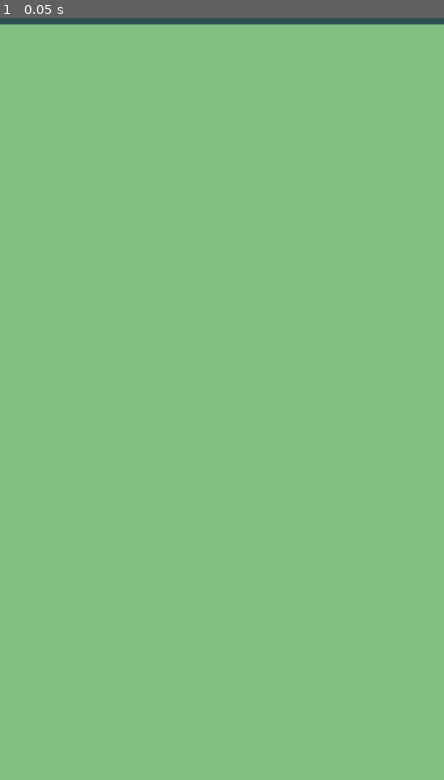
Above: before the commit, frame 1.
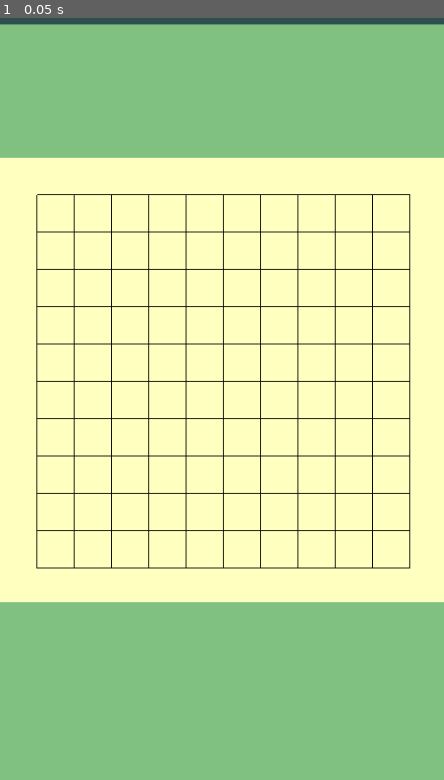
Above: after the commit, the same moment.

Repository: vivisuke/Gomoku
Game: Godot game, scene res://main_scene.tscn
Two runs of this game, one before a commit and one after it. Both use one fixed random seed, a clock stepped at 60 frames per second and the inputs below.
Inputs:
- Up to frame 1 (0.05 s): no input

The runs differ from the first frame. In frame 1, 58% of the frame differs, in the area x 0-100%, y 18-77%.

Commit message:
0003 ◎ C 09/01 09/02 0.001│ToDo│盤面設置 0004 ◎ C 09/01 09/02 0.001│ToDo│盤面グリッド表示（セル：42x42px）

Diff:
--- a/Gomoku/main_scene.tscn
+++ b/Gomoku/main_scene.tscn
@@ -1,4 +1,6 @@
-[gd_scene format=3 uid="uid://ditiwje3j3fsh"]
+[gd_scene load_steps=2 format=3 uid="uid://ditiwje3j3fsh"]
+
+[ext_resource type="Script" path="res://scripts/Board.gd" id="1_bcx5t"]
 
 [node name="MainScene" type="Node2D"]
 
@@ -11,3 +13,10 @@
 offset_right = 500.0
 offset_bottom = 50.0
 color = Color(0.180392, 0.309804, 0.309804, 1)
+
+[node name="Board" type="ColorRect" parent="."]
+offset_top = 200.0
+offset_right = 500.0
+offset_bottom = 700.0
+color = Color(1, 1, 0.752941, 1)
+script = ExtResource("1_bcx5t")
--- /dev/null
+++ b/Gomoku/scripts/Board.gd
@@ -0,0 +1,32 @@
+extends ColorRect
+
+const BD_WIDTH = 500
+const N_HORZ = 11
+const N_VERT = 11
+const FRAME_WD = 38
+#const CELL_WD = (BD_WIDTH - FRAME_WD) / N_HORZ
+const CELL_WD = 42		# 42*12 = 504
+const ORG_X = 42		# 原点
+const ORG_Y = 42		# 原点
+const RT_END = ORG_X+CELL_WD*(N_HORZ-1)
+const LW_END = ORG_Y+CELL_WD*(N_VERT-1)
+
+# Called when the node enters the scene tree for the first time.
+func _ready():
+	print("CELL_WD = ", CELL_WD)
+	pass # Replace with function body.
+
+
+# Called every frame. 'delta' is the elapsed time since the previous frame.
+func _process(delta):
+	pass
+
+func _draw():
+	for x in range(N_HORZ):
+		draw_line(Vector2(ORG_X, ORG_Y+CELL_WD*x),
+					Vector2(RT_END, ORG_Y+CELL_WD*x),
+					Color.BLACK, 1)
+		draw_line(Vector2(ORG_X+CELL_WD*x, ORG_Y),
+					Vector2(ORG_X+CELL_WD*x, LW_END),
+					Color.BLACK, 1)
+	pass
